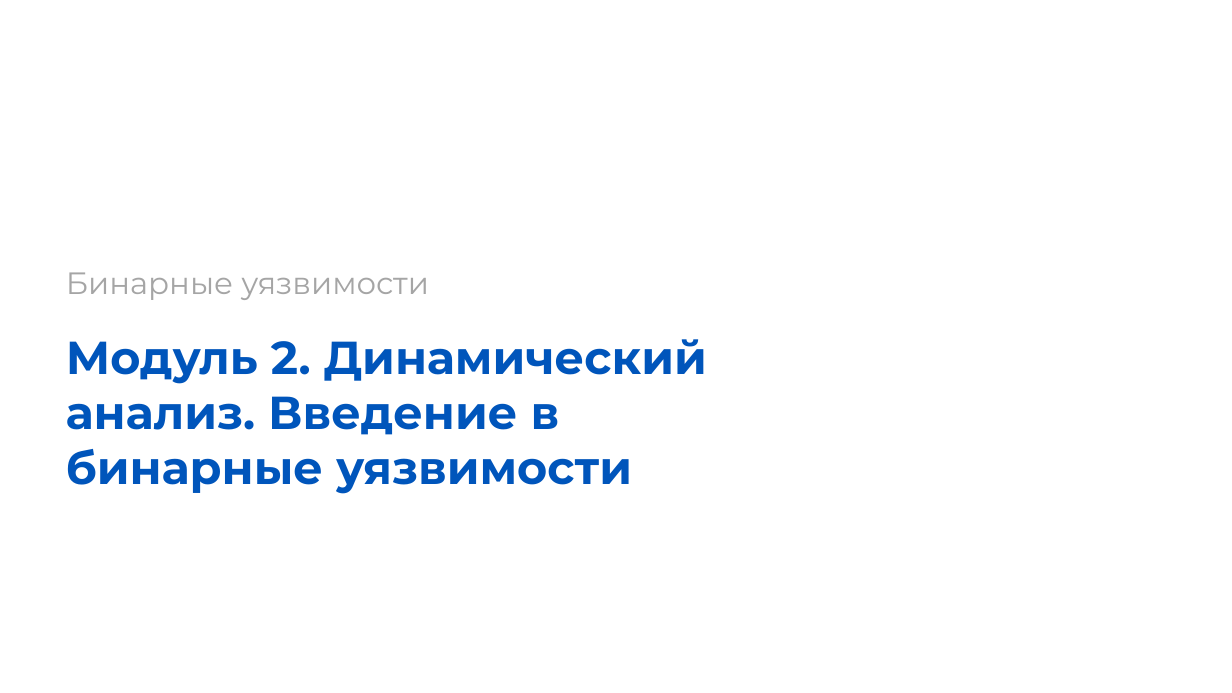
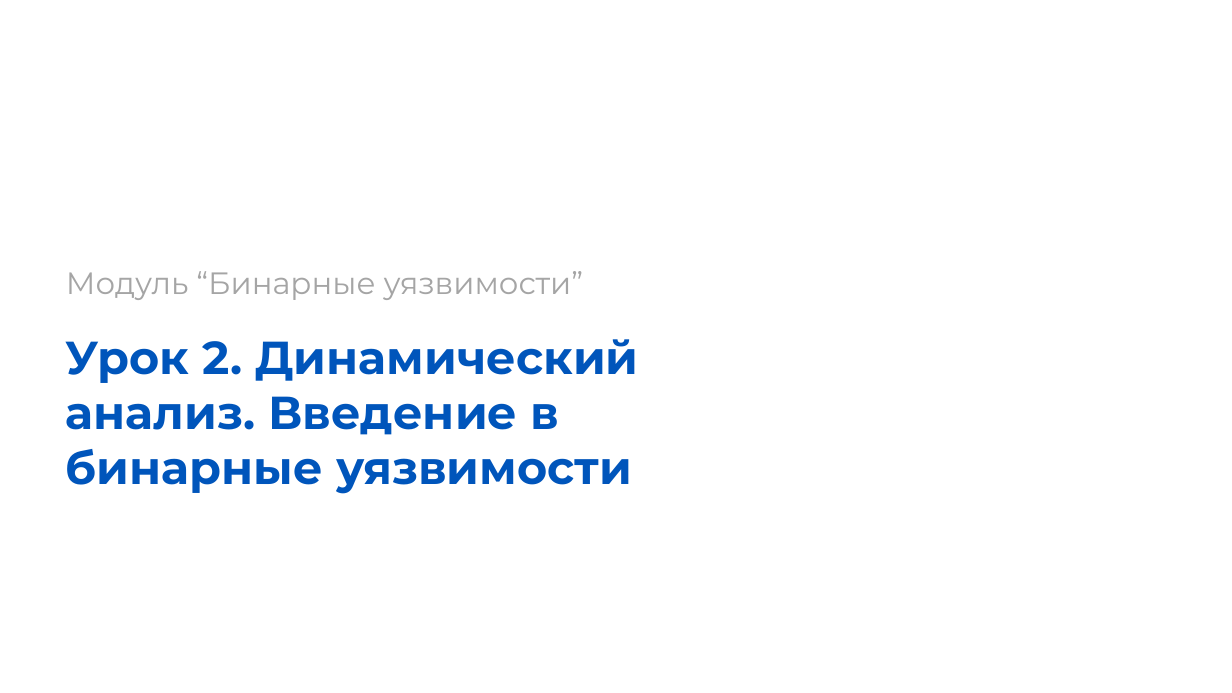
Before and after one commit to mc-Daniil/rep1, a slide deck: slide 1 of rev2/rev2.pptx. Drawn at 1232x693 pixels with LibreOffice and Linux fonts; fonts in the diff are those of the drawing; background and template pictures are left out. Boxes give left, top, right and bottom in pixels: in the first picture for what was removed or moved away, otherwise in the second. Text is boxed around its words. In the diff, an @@ line names an element or a change of style, - is before the commit and + after.

```diff
--- a/rev2/rev2.pptx
+++ b/rev2/rev2.pptx
@@ text at (x1=66, y1=271, x2=583, y2=300): text changed @@
-Бинарные уязвимости
+Модуль “Бинарные уязвимости”
@@ text at (x1=66, y1=339, x2=639, y2=494): text changed @@
-Модуль 2. Динамический анализ. Введение в бинарные уязвимости
+Урок 2. Динамический анализ. Введение в бинарные уязвимости
```
Also in this commit, not shown: 1 other slide changed, 1 slide added, 20 other files.
